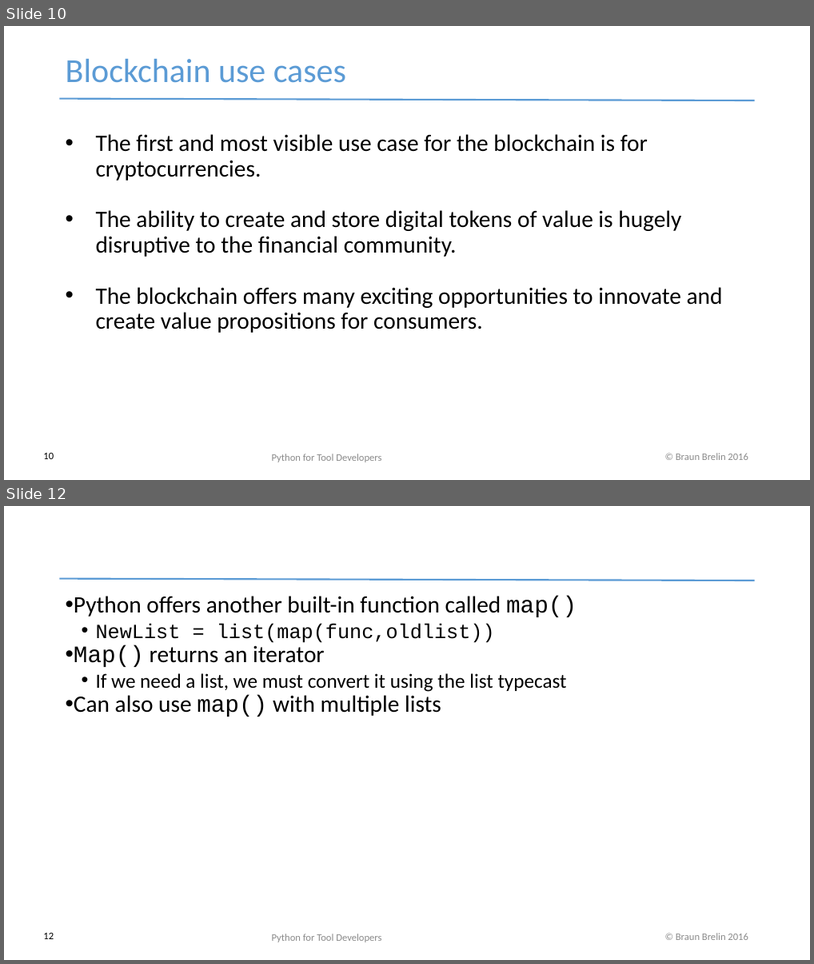
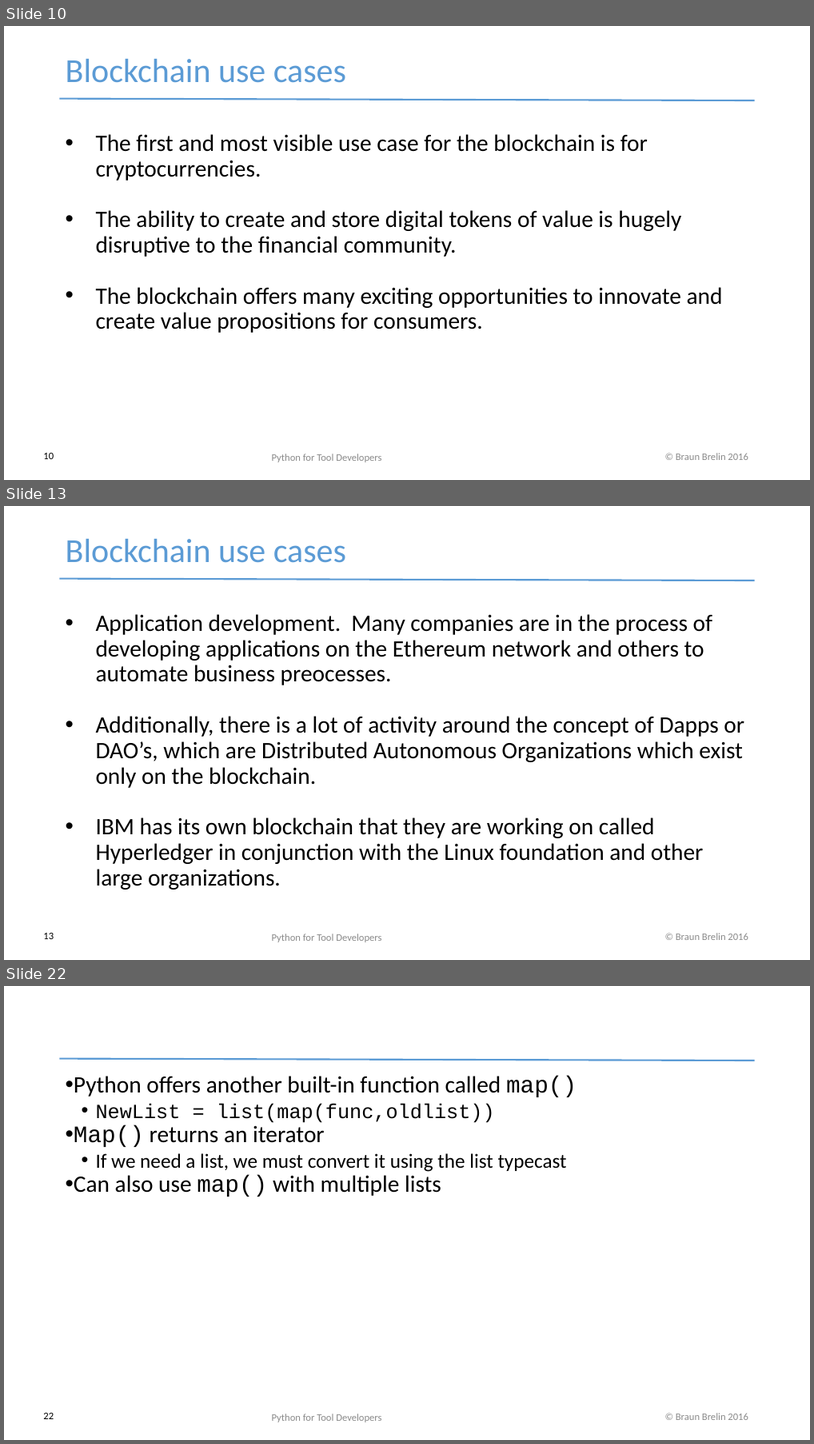
Before and after one commit to redmage123/btc-introductory-workshop, a slide deck: docs/Blockchain workshop v0.1.pptx. Shown one above the other, each under a label of ours: slides 10 and 12 before the commit, slides 10, 13 and 22 after it; the slides between them are not shown. The pictures are 814x964 and 814x1444 pixels, drawn with LibreOffice and Linux fonts; fonts in the diff are those of the drawing. Boxes give left, top, right and bottom in pixels: in the first picture for what was removed or moved away, otherwise in the second. Text is boxed around its words. In the diff, an @@ line names an element or a change of style, - is before the commit and + after.

```diff
--- a/docs/Blockchain workshop v0.1.pptx
+++ b/docs/Blockchain workshop v0.1.pptx
@@ slide 13 added at (x1=4, y1=506, x2=810, y2=960), background #FFFFFF; not listed: 2 template elements that a slide beside it also shows @@
@@ text added at (x1=66, y1=539, x2=346, y2=563), 40 pt, text #5B9BD5 @@
+Blockchain use cases
@@ text added at (x1=96, y1=614, x2=745, y2=889), 28 pt, text #000000 @@
+• Application development. Many companies are in the process of developing applications on the Ethereum network and others to automate business preocesses.
+• Additionally, there is a lot of activity around the concept of Dapps or DAO’s, which are Distributed Autonomous Organizations which exist only on the blockchain.
+• IBM has its own blockchain that they are working on called Hyperledger in conjunction with the Linux foundation and other large organizations.
@@ page number added at (x1=43, y1=932, x2=54, y2=939), 12 pt, text #000000 @@
+13
@@ text added at (x1=272, y1=933, x2=382, y2=942), 12 pt, text #8B8B8B @@
+Python for Tool Developers
@@ what was slide 12 is now slide 22 @@
@@ page number at (x1=43, y1=1412, x2=54, y2=1419): text changed @@
-12
+22
```
Also in this commit, not shown: 1 slide changed, 9 other slides added, 3 other files.
